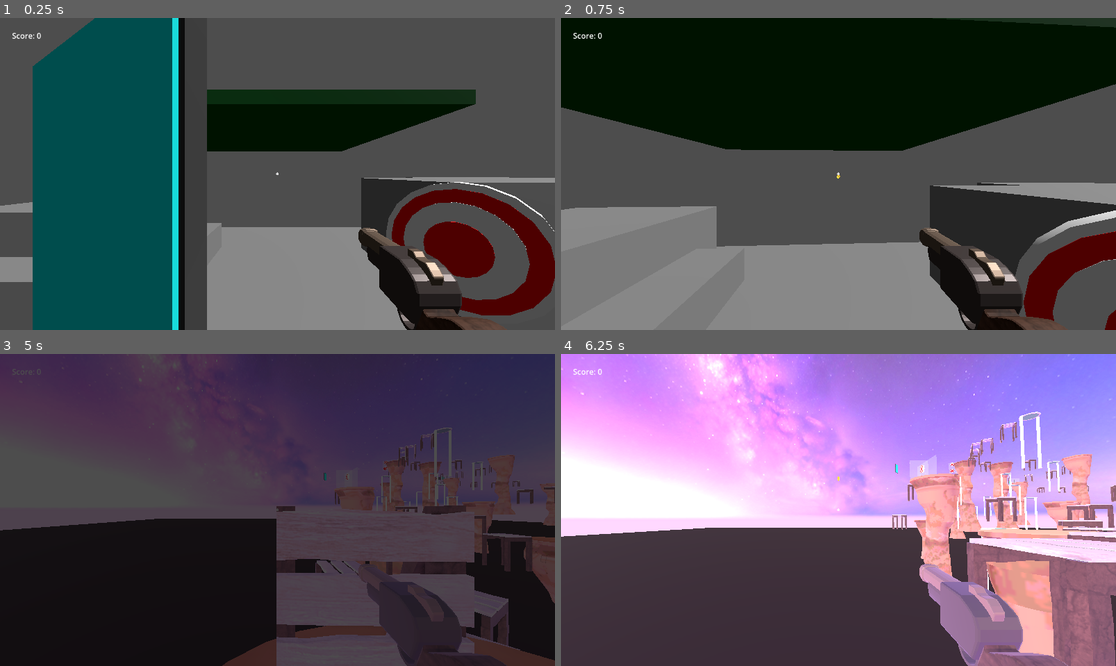
Above: before the commit, frames 1-4 (two rows, left to right).
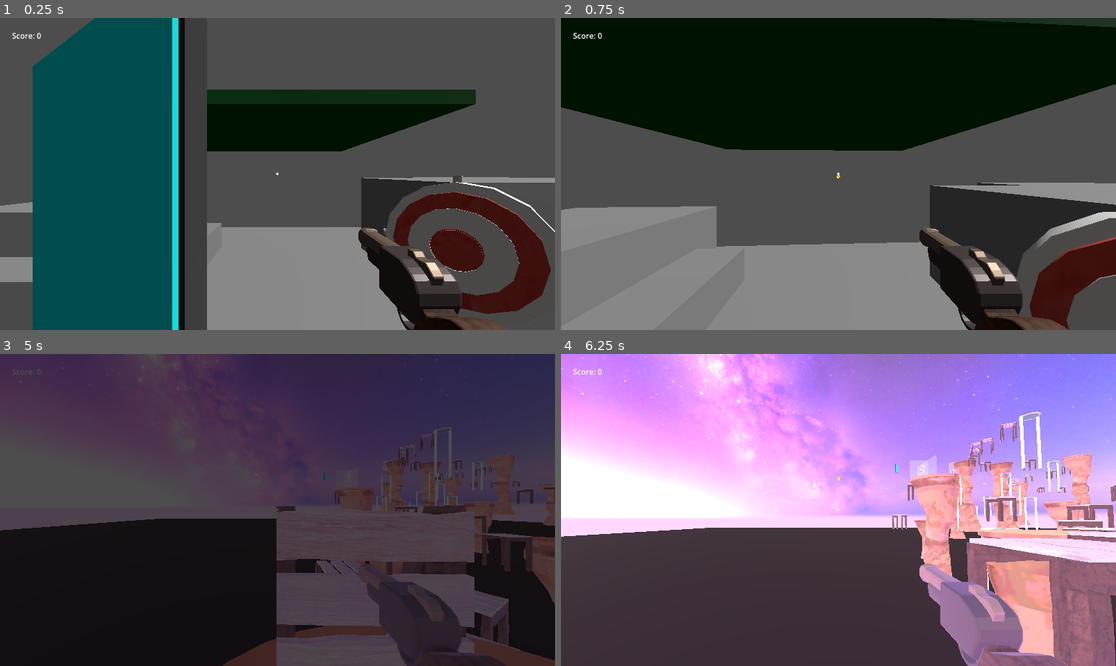
Above: after the commit, the same moments.

Repository: MangiameliFabio/NordicGameJam2026
Game: Godot game, scene res://Character/CharacterTesting.tscn
The game is run twice, just before and just after one commit, with the same random seed, the same clock (stepped at 60 frames per second) and the same inputs.
Inputs (mouse positions are in pixels of both pictures, inside the frame that each line leads up to):
- Up to frame 1 (0.25 s): no input
- Up to frame 2 (0.75 s): tap Enter at 0.5 s; move the mouse to (866, 174) at 0.52 s; press the mouse at (866, 174) at 0.53 s; hold W (Forward) from 0.53 s (still down)
- Up to frame 3 (5 s): tap Space (Jump) at 0.77, 1.52, 2, 3.02, 3.77 s; move the mouse to (249, 510) at 1.27 s; release the mouse at (249, 510) at 1.28 s; tap Shift (Sprint) at 1.35, 2.85 s; move the mouse to (288, 503) at 2.02 s; press the mouse at (288, 503) at 2.03 s; tap Enter at 2.75 s; move the mouse to (271, 516) at 2.77 s; release the mouse at (271, 516) at 2.78 s; move the mouse to (316, 513) at 3.52 s; press the mouse at (316, 513) at 3.53 s; release W (Forward) at 4.25 s; release the mouse at (316, 513) at 4.25 s; click "Restart" at 4.25 s
- Up to frame 4 (6.25 s): move the mouse to (794, 506) at 5.02 s; hold W (Forward) from 5.03 s (still down); tap Shift (Sprint) at 5.1 s; tap Space (Jump) at 5.27 s; move the mouse to (844, 510) at 5.77 s; press the mouse at (844, 510) at 5.78 s

The runs differ from the first frame. In frame 1, 2.6% of the frame differs, in the area x 69-100%, y 50-97%; in frame 2, 1.7%; in frame 3, less than 0.1%; in frame 4, less than 0.1%.

Commit message:
targets updated

Diff:
--- a/Environment/Targets/Target.tscn
+++ b/Environment/Targets/Target.tscn
@@ -1,11 +1,7 @@
 [gd_scene format=3 uid="uid://giwcpb5p3ljp"]
 
 [ext_resource type="Script" uid="uid://bka48ucuabc22" path="res://Environment/Targets/Target.gd" id="1_fbxwc"]
-
-[sub_resource type="StandardMaterial3D" id="StandardMaterial3D_8k8pf"]
-
-[sub_resource type="StandardMaterial3D" id="StandardMaterial3D_fbxwc"]
-albedo_color = Color(1, 0, 0.05490196, 1)
+[ext_resource type="PackedScene" uid="uid://by31hc0ot33wf" path="res://Assets/Textured Models/target-v2.glb" id="2_kqkqj"]
 
 [sub_resource type="BoxShape3D" id="BoxShape3D_8k8pf"]
 size = Vector3(1, 1, 0.20385742)
@@ -14,32 +10,8 @@
 script = ExtResource("1_fbxwc")
 TargetArea = NodePath("TargetArea")
 
-[node name="CSGCylinder3D" type="CSGCylinder3D" parent="." unique_id=1631085639]
-transform = Transform3D(1, 0, 0, 0, -4.371139e-08, -1, 0, 1, -4.371139e-08, 0, 0, 0)
-height = 0.16748047
-sides = 20
-material = SubResource("StandardMaterial3D_8k8pf")
-
-[node name="CSGCylinder3D2" type="CSGCylinder3D" parent="." unique_id=475890374]
-transform = Transform3D(1, 0, 0, 0, -4.371139e-08, -1, 0, 1, -4.371139e-08, 0, -9.2043644e-11, 0.002105713)
-radius = 0.45
-height = 0.17181396
-sides = 20
-material = SubResource("StandardMaterial3D_fbxwc")
-
-[node name="CSGCylinder3D3" type="CSGCylinder3D" parent="." unique_id=521585540]
-transform = Transform3D(1, 0, 0, 0, -4.371139e-08, -1, 0, 1, -4.371139e-08, 0, -1.5874194e-10, 0.0036315918)
-radius = 0.35
-height = 0.17803955
-sides = 20
-material = SubResource("StandardMaterial3D_8k8pf")
-
-[node name="CSGCylinder3D4" type="CSGCylinder3D" parent="." unique_id=118383267]
-transform = Transform3D(1, 0, 0, 0, -4.371139e-08, -1, 0, 1, -4.371139e-08, 0, -2.0876564e-10, 0.004776001)
-radius = 0.20263672
-height = 0.18270874
-sides = 20
-material = SubResource("StandardMaterial3D_fbxwc")
+[node name="target-v2" parent="." unique_id=2080209184 instance=ExtResource("2_kqkqj")]
+transform = Transform3D(-2.1855694e-08, 0, 0.5, 0, 0.5, 0, -0.5, 0, -2.1855694e-08, 0, 0, 0)
 
 [node name="TargetArea" type="Area3D" parent="." unique_id=1083096610]
 
--- a/Levels/DomTest.tscn
+++ b/Levels/DomTest.tscn
@@ -735,6 +735,14 @@
 transform = Transform3D(0.80981654, 0, 0.5866834, -0.16351226, 0.96037644, 0.22570083, -0.5634369, -0.2787062, 0.77772874, 21.619473, 6.870378, -4.0963717)
 PointTarget = true
 
+[node name="Target10" parent="." unique_id=709518251 instance=ExtResource("13_d4sor")]
+transform = Transform3D(0.84257054, 0.25494993, -0.47442132, -0.16351229, 0.96037644, 0.22570083, 0.5131655, -0.11259517, 0.8508725, 18.541124, 7.187431, 7.4266915)
+PointTarget = true
+
+[node name="Target11" parent="." unique_id=611899343 instance=ExtResource("13_d4sor")]
+transform = Transform3D(0.4157691, 0.27455357, -0.8670391, -0.1635123, 0.96037644, 0.22570081, 0.89465076, 0.047932073, 0.44418788, 10.413794, 6.186646, 8.555609)
+PointTarget = true
+
 [node name="Target9" parent="." unique_id=1225459368 instance=ExtResource("13_d4sor")]
 transform = Transform3D(-0.17691424, -0.25361592, 0.95098937, -0.16351229, 0.96037644, 0.22570083, -0.9705491, -0.11556873, -0.21137354, 26.206053, 7.330796, -23.606737)
 PointTarget = true
Binary file added: Assets/Textured Models/target-v2.glb
Not shown, added: Assets/Textured Models/target-v2.glb.import
Binary file added: Assets/Textured Models/target-v2_target-atlas.png
Not shown, added: Assets/Textured Models/target-v2_target-atlas.png.import
Not shown: 1 places in Levels/DomTest.tscn that only renumber resources
